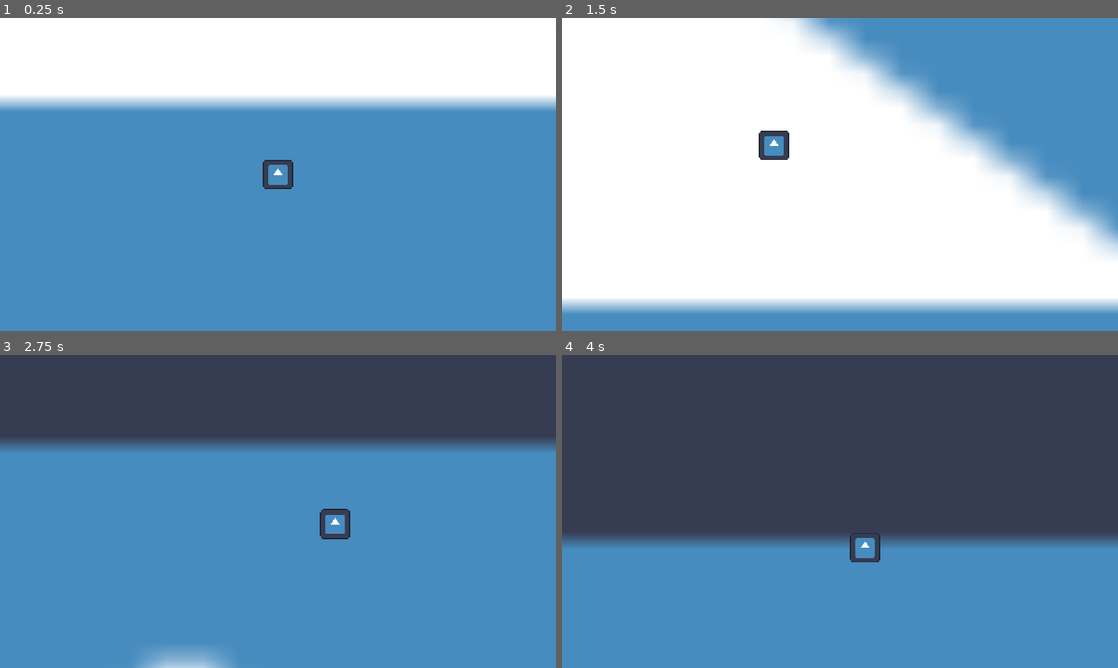
Above: before the commit, frames 1-4 (two rows, left to right).
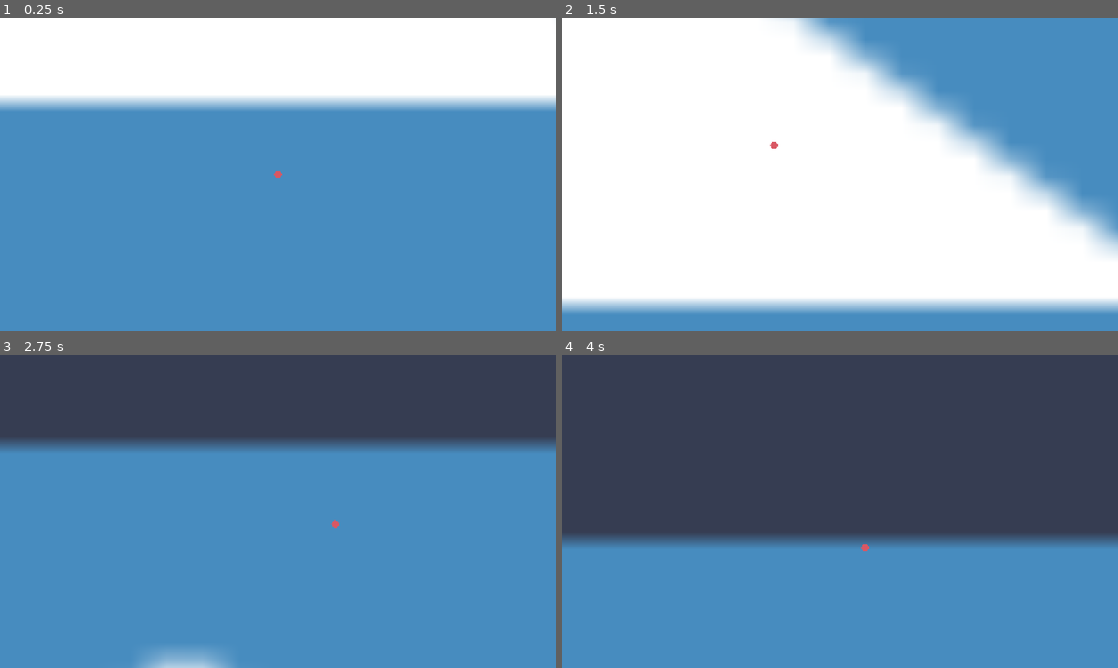
Above: after the commit, the same moments.

Repository: Green4TFG/atom-revolution
Game: Godot game, scene res://levels/level.tscn
Two runs of this game, one before a commit and one after it. Both use one fixed random seed, a clock stepped at 60 frames per second and the inputs below. The engine's default icon, where the game draws it, is replaced by a stand-in: a white triangle on a blue panel in a dark square.
Inputs (mouse positions are in pixels of both pictures, inside the frame that each line leads up to):
- Up to frame 1 (0.25 s): no input
- Up to frame 2 (1.5 s): tap Enter at 0.5 s; move the mouse to (812, 237) at 0.52 s; hold Up (up) from 0.53 s (still down); move the mouse to (1006, 221) at 1.27 s
- Up to frame 3 (2.75 s): move the mouse to (111, 464) at 2.02 s; release Up (up) at 2.03 s; hold Left (left) from 2.03 s (still down)
- Up to frame 4 (4 s): move the mouse to (867, 511) at 2.77 s; move the mouse to (756, 433) at 3.52 s; release Left (left) at 3.53 s; hold Down (down) from 3.53 s (still down)

The runs differ from the first frame. In frame 1, 0.3% of the frame differs, in the area x 47-53%, y 45-55%; in frame 2, 0.5%, in the area x 35-41%, y 36-46%; in frame 3, 0.3%; in frame 4, 0.4%.

Commit message:
added image to sprite2d

Diff:
--- a/player/player.tscn
+++ b/player/player.tscn
@@ -1,7 +1,7 @@
 [gd_scene format=3 uid="uid://dka45pj5mhaer"]
 
-[ext_resource type="Texture2D" uid="uid://w7nckfjvp74f" path="res://assets/icon.svg" id="1_oul6g"]
 [ext_resource type="Script" uid="uid://ck76s7336uhah" path="res://player/player.gd" id="1_rkbax"]
+[ext_resource type="Texture2D" uid="uid://bajs5gvfnk2cv" path="res://assets/BasicProton.png" id="2_g1dw6"]
 [ext_resource type="Script" uid="uid://14suhccgsttx" path="res://levels/camera_smoothing.gd" id="3_g1dw6"]
 
 [sub_resource type="CircleShape2D" id="CircleShape2D_ri1ak"]
@@ -17,7 +17,7 @@
 
 [node name="Sprite2D" type="Sprite2D" parent="." unique_id=1859837792]
 scale = Vector2(0.16, 0.16)
-texture = ExtResource("1_oul6g")
+texture = ExtResource("2_g1dw6")
 
 [node name="electron folder" type="Node2D" parent="." unique_id=1406080891]
 
